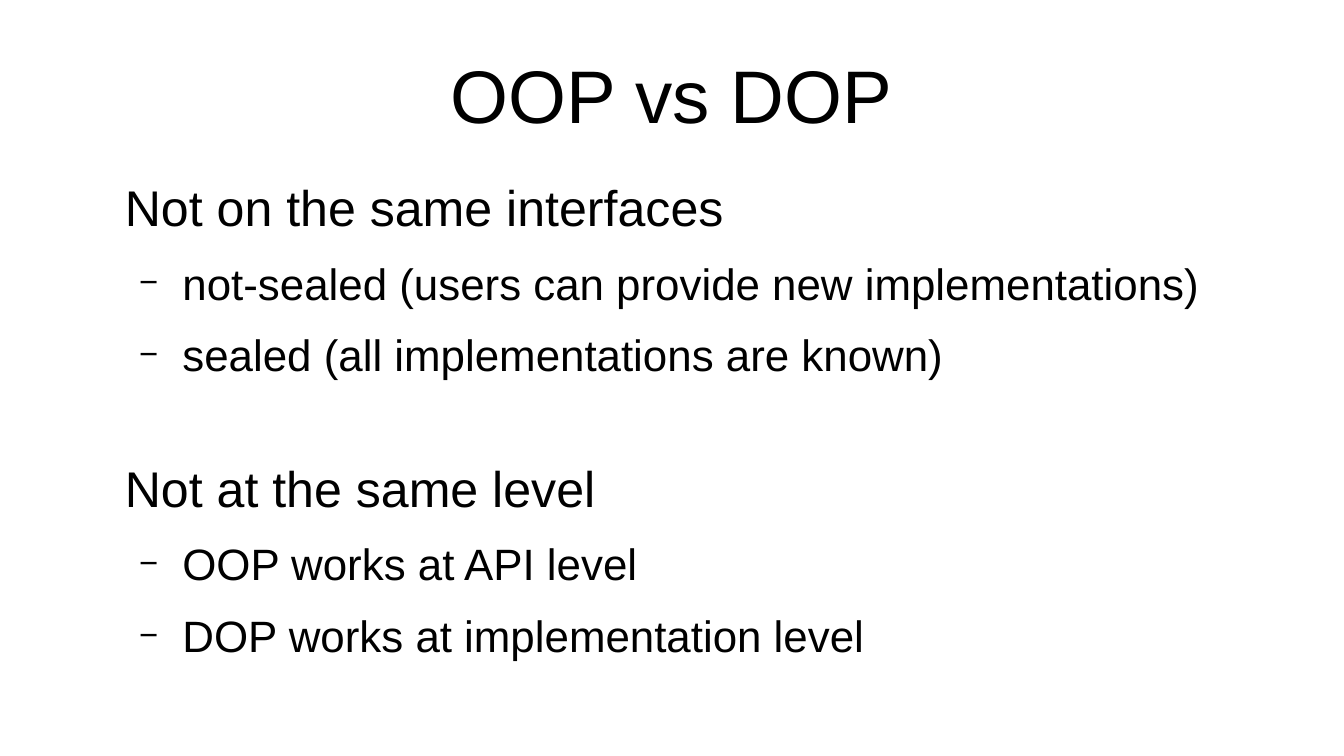
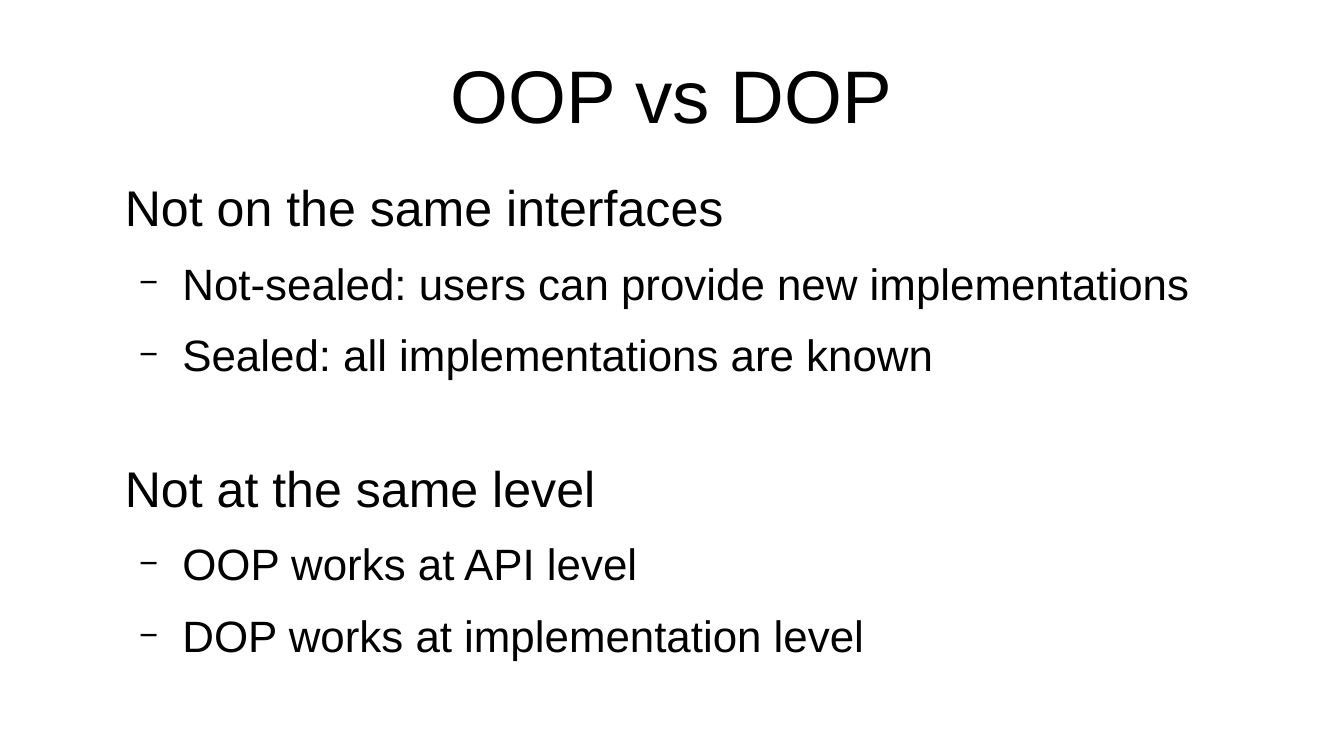
Before and after one commit to forax/dop-examples, a slide deck: slide 28 of data oriented programming.odp. Drawn at 1344x756 pixels with LibreOffice and Linux fonts; fonts in the diff are those of the drawing. Boxes give left, top, right and bottom in pixels: in the first picture for what was removed or moved away, otherwise in the second. Text is boxed around its words. In the diff, an @@ line names an element or a change of style, - is before the commit and + after.

Commit message:
update presentation

```diff
--- a/data oriented programming.odp
+++ b/data oriented programming.odp
@@ text at [182, 268, 1189, 380]: text changed @@
-  − not-sealed (users can provide new implementations)
-  − sealed (all implementations are known)
+  − Not-sealed: users can provide new implementations
+  − Sealed: all implementations are known
```
Also in this commit, not shown: 3 other slides changed, 1 slide added, 1 slide removed, 1 other file.
